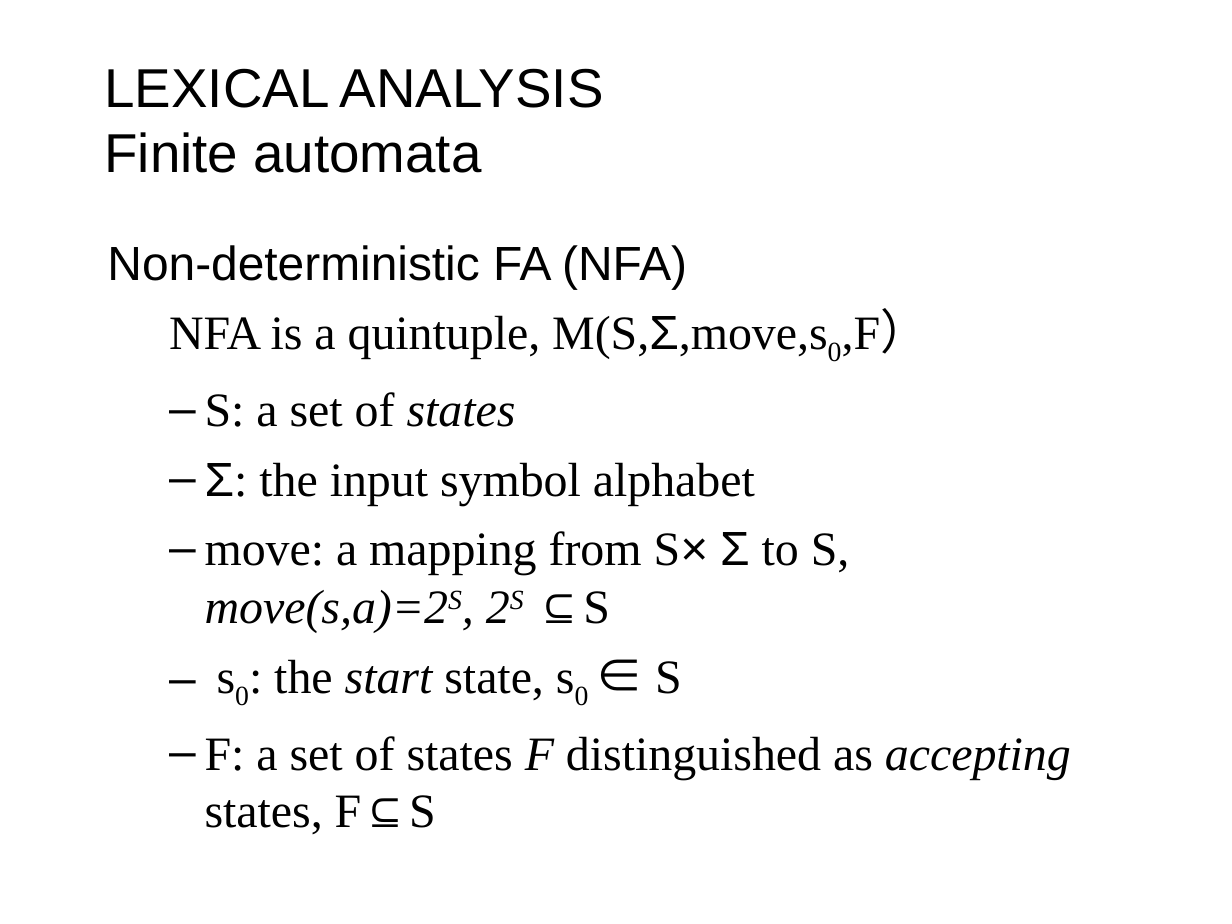
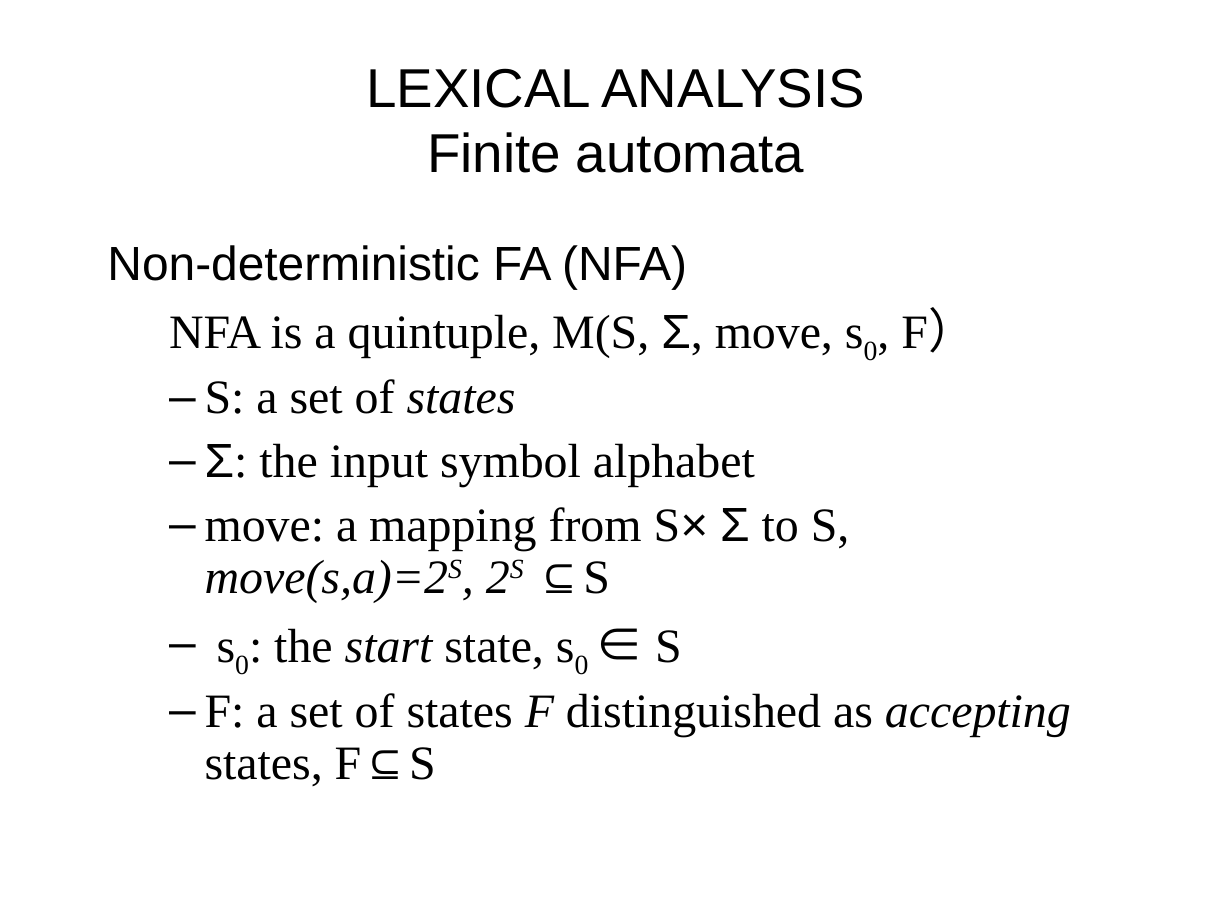
Before and after one commit to GeneralNitin/S6, a slide deck: slide 57 of 02. Compiler Design/PPTs/Module 1.ppt. Drawn at 1232x924 pixels with LibreOffice and Linux fonts; fonts in the diff are those of the drawing. Boxes give left, top, right and bottom in pixels: in the first picture for what was removed or moved away, otherwise in the second. Text is boxed around its words. In the diff, an @@ line names an element or a change of style, - is before the commit and + after.

```diff
--- a/02. Compiler Design/PPTs/Module 1.ppt
+++ b/02. Compiler Design/PPTs/Module 1.ppt
@@ text "LEXICAL ANALYSIS Finite automata" at (x1=366, y1=68, x2=865, y2=173): alignment left to centre @@
@@ text at (x1=169, y1=311, x2=976, y2=358): text changed @@
-  NFA is a quintuple, M(S,Σ,move,s0,F）
+  NFA is a quintuple, M(S, Σ, move, s0, F）
@@ text at (x1=205, y1=379, x2=1071, y2=786): line spacing 1 to 0.9 @@
```
Also in this commit, not shown: 70 other slides changed, 2 slides removed, 5 other files.
